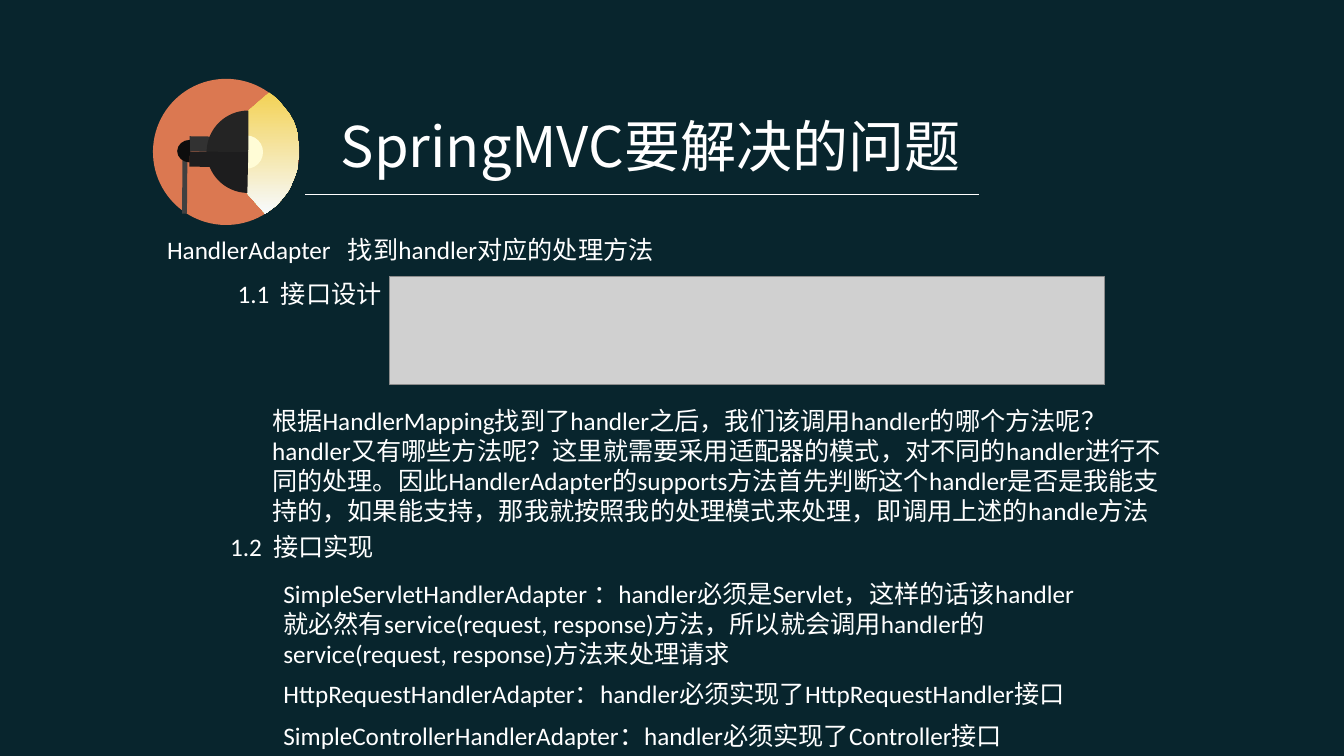
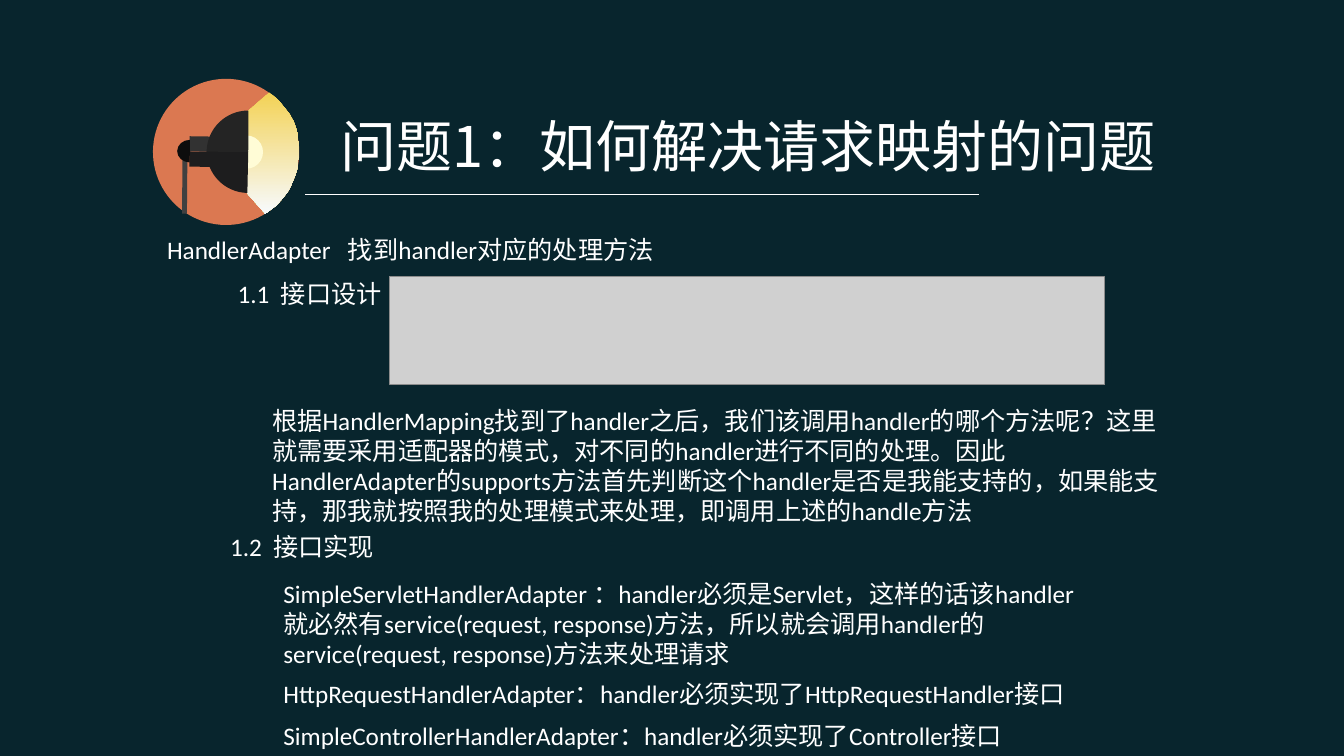
Before and after one commit to pingpangkuangmo/blog, a slide deck: slide 11 of 2015-4/SpringMVC的设计分享.ppt. Drawn at 1344x756 pixels with LibreOffice and Linux fonts; fonts in the diff are those of the drawing; grey boxes stand for pictures. Boxes give left, top, right and bottom in pixels: in the first picture for what was removed or moved away, otherwise in the second. Text is boxed around its words. In the diff, an @@ line names an element or a change of style, - is before the commit and + after.

Commit message:
SpringMVC ppt进行中

```diff
--- a/2015-4/SpringMVC的设计分享.ppt
+++ b/2015-4/SpringMVC的设计分享.ppt
@@ text removed at (341,120,960,181) @@
-SpringMVC要解决的问题
@@ text added at (341,120,1155,172), 40 pt, text #FFFFFF @@
+问题1：如何解决请求映射的问题
@@ text at (272,408,1159,523): text changed @@
-根据HandlerMapping找到了handler之后，我们该调用handler的哪个方法呢？handler又有哪些方法呢？这里就需要采用适配器的模式，对不同的handler进行不同的处理。因此HandlerAdapter的supports方法首先判断这个handler是否是我能支持的，如果能支持，那我就按照我的处理模式来处理，即调用上述的handle方法
+根据HandlerMapping找到了handler之后，我们该调用handler的哪个方法呢？这里就需要采用适配器的模式，对不同的handler进行不同的处理。因此HandlerAdapter的supports方法首先判断这个handler是否是我能支持的，如果能支持，那我就按照我的处理模式来处理，即调用上述的handle方法
```
Also in this commit, not shown: 4 other slides changed, 6 slides added, 1 slide removed.
